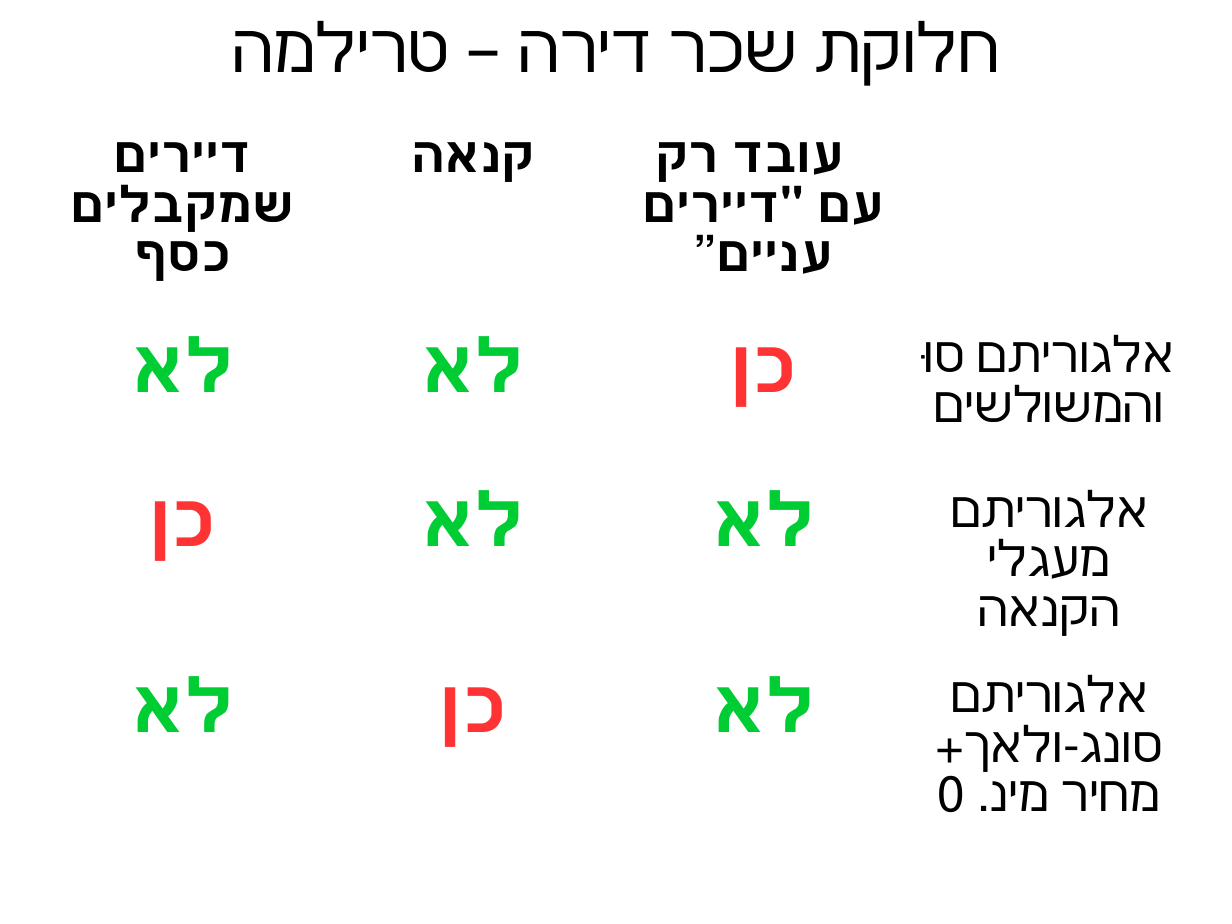
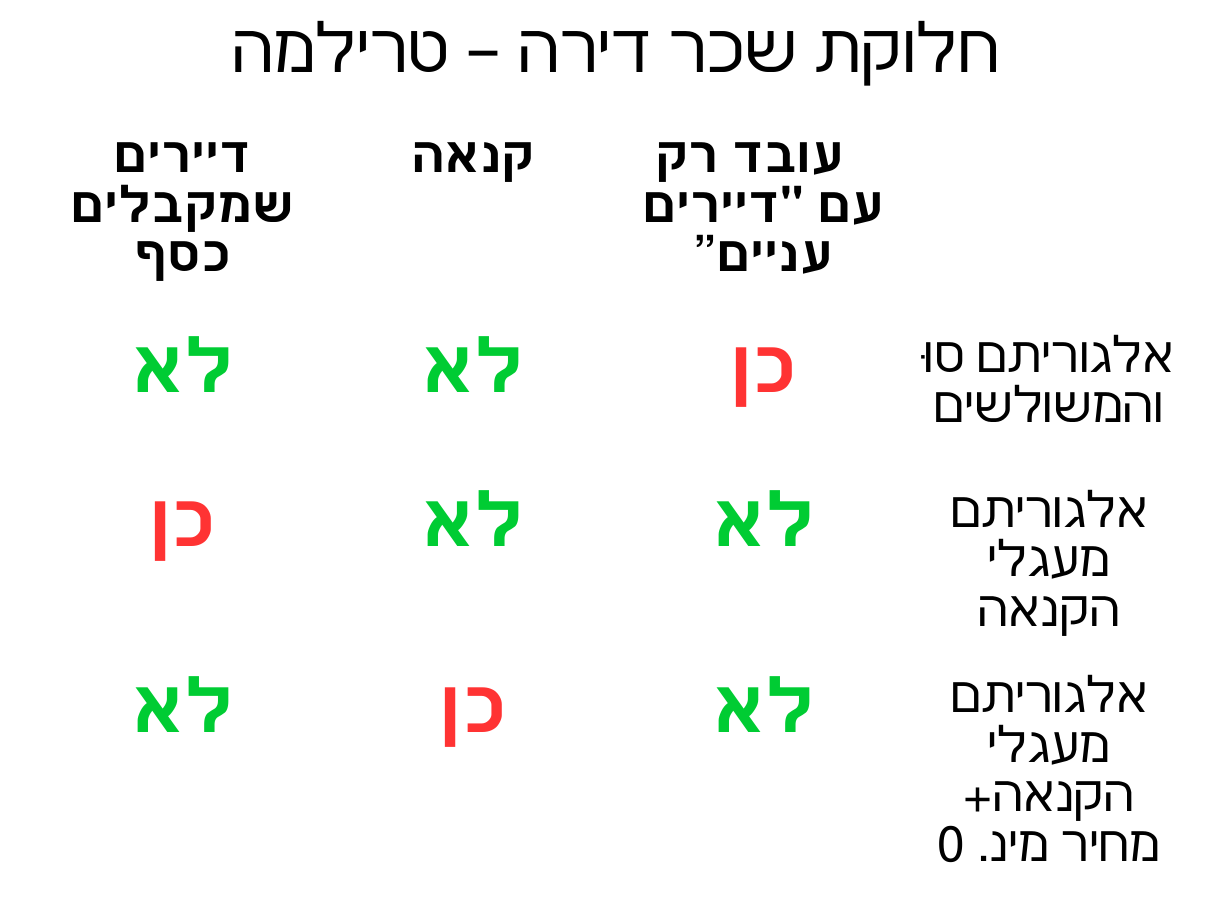
Before and after one commit to erelsgl-at-ariel/algorithms-5787, a slide deck: slide 26 of 04-item-allocation-with-money/slides-2-rent.pptx. Drawn at 1232x924 pixels with LibreOffice and Linux fonts; fonts in the diff are those of the drawing. Boxes give left, top, right and bottom in pixels: in the first picture for what was removed or moved away, otherwise in the second. Text is boxed around its words. In the diff, an @@ line names an element or a change of style, - is before the commit and + after.

```diff
--- a/04-item-allocation-with-money/slides-2-rent.pptx
+++ b/04-item-allocation-with-money/slides-2-rent.pptx
@@ table at (38,127,1191,922) @@
-row 4, column 4: אלגוריתם סונג-ולאך+ מחיר מינ. 0
+row 4, column 4: אלגוריתם מעגלי הקנאה+ מחיר מינ. 0
```
Also in this commit, not shown: 3 other files.
